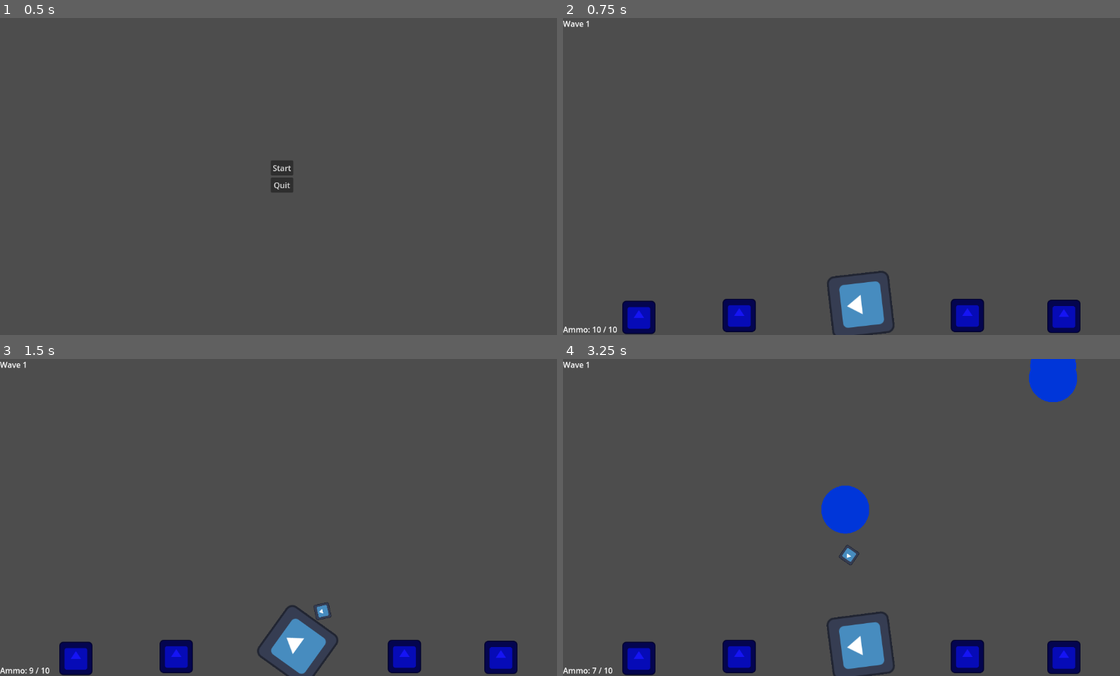
Above: before the commit, frames 1-4 (two rows, left to right).
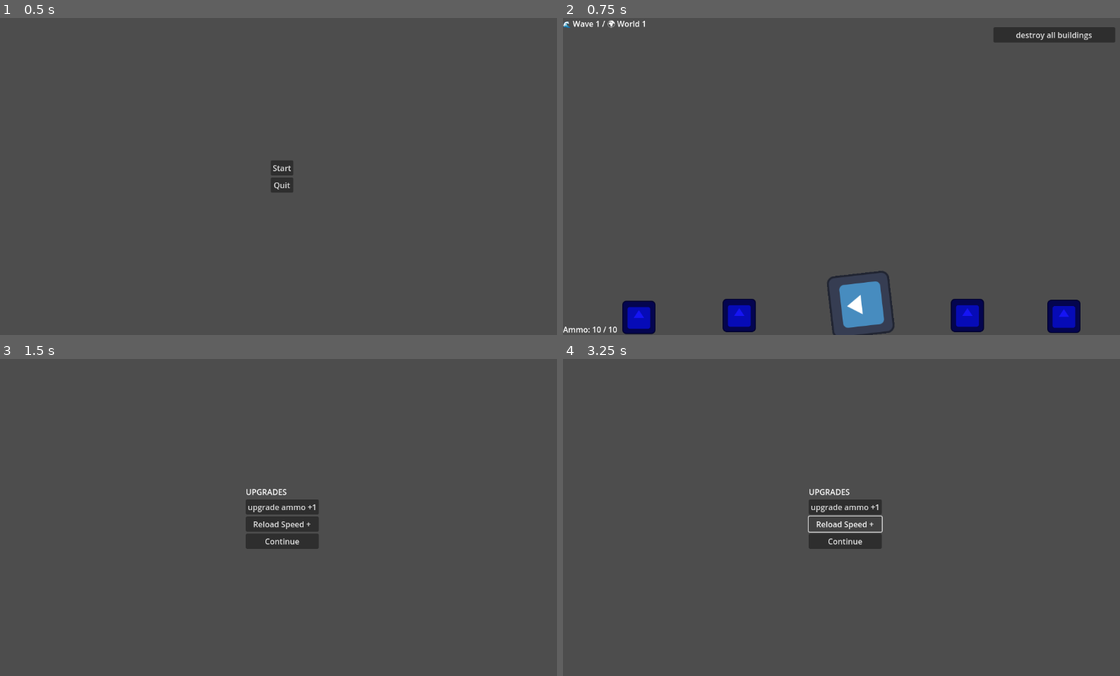
Above: after the commit, the same moments.

Repository: aceofknights/Missile-Game
Game: Godot game, scene res://Scene/MainMenu.tscn
Same seed, same stepped clock (60 frames per second), same inputs: the game is played once before the commit and once after it. The engine's default icon, where the game draws it, is replaced by a stand-in: a white triangle on a blue panel in a dark square.
Inputs (mouse positions are in pixels of both pictures, inside the frame that each line leads up to):
- Up to frame 1 (0.5 s): no input
- Up to frame 2 (0.75 s): click "Start" at 0.5 s
- Up to frame 3 (1.5 s): click (490, 374) at 1.25 s, where only the run after the commit has a clickable "destroy all buildings"
- Up to frame 4 (3.25 s): click (847, 507) at 2 s, where only the run after the commit has a clickable "upgrade ammo +1"; click (847, 523) at 2.75 s, where only the run after the commit has a clickable "Reload Speed +"

Frame 1 is identical in both runs. In frame 2, 1.1% of the frame differs, in the area x 0-100%, y 0-8%; in frame 3, 5.8%; in frame 4, 7.0%, in the area x 0-93%, y 0-100%.

Commit message:
Upgrades and waves
Upgrade screen working and upgrades can be applied to the game. Waves progress. Continue works with resetting waves for new runs.

Diff:
--- a/Scene/Main.tscn
+++ b/Scene/Main.tscn
@@ -33,6 +33,21 @@
 offset_right = 50.0
 grow_vertical = 0
 
+[node name="DestroyAllButton" type="Button" parent="UI"]
+offset_left = 879.0
+offset_top = 19.0
+offset_right = 1128.0
+offset_bottom = 50.0
+text = "destroy all buildings"
+
+[node name="AnnouncementLabel" type="Label" parent="UI"]
+visible = false
+offset_left = 552.0
+offset_top = 135.0
+offset_right = 592.0
+offset_bottom = 158.0
+theme_override_font_sizes/font_size = 20
+
 [node name="Building" parent="." instance=ExtResource("6_ldoyd")]
 position = Vector2(155, 612)
 
--- a/Scene/UpgradeScreen.tscn
+++ b/Scene/UpgradeScreen.tscn
@@ -1,24 +1,50 @@
-[gd_scene format=3 uid="uid://b3e7embvdmr0h"]
+[gd_scene load_steps=3 format=3 uid="uid://b3e7embvdmr0h"]
+
+[ext_resource type="Script" path="res://Scripts/UpgradeScreen.gd" id="1_e3852"]
+[ext_resource type="PackedScene" uid="uid://ctxqd2rutxxdu" path="res://Scene/Main.tscn" id="2_l4qgl"]
 
 [node name="UpgradeScreen" type="Control"]
 layout_mode = 3
-anchors_preset = 0
-offset_right = 40.0
-offset_bottom = 40.0
+anchors_preset = 8
+anchor_left = 0.5
+anchor_top = 0.5
+anchor_right = 0.5
+anchor_bottom = 0.5
+offset_left = -20.0
+offset_top = -20.0
+offset_right = 20.0
+offset_bottom = 20.0
+grow_horizontal = 2
+grow_vertical = 2
+script = ExtResource("1_e3852")
+game_scene = ExtResource("2_l4qgl")
 
 [node name="VBoxContainer" type="VBoxContainer" parent="."]
-layout_mode = 0
-offset_right = 40.0
-offset_bottom = 40.0
+layout_mode = 1
+anchors_preset = 8
+anchor_left = 0.5
+anchor_top = 0.5
+anchor_right = 0.5
+anchor_bottom = 0.5
+offset_left = -20.0
+offset_top = -22.0
+offset_right = 20.0
+offset_bottom = 22.0
+grow_horizontal = 2
+grow_vertical = 2
 
-[node name="Text" type="TextEdit" parent="VBoxContainer"]
+[node name="Text" type="Label" parent="VBoxContainer"]
 layout_mode = 2
+text = "UPGRADES"
 
 [node name="UpgradeButton" type="Button" parent="VBoxContainer"]
 layout_mode = 2
+text = "upgrade ammo +1"
 
 [node name="UpgradeButton2" type="Button" parent="VBoxContainer"]
 layout_mode = 2
+text = "Reload Speed +"
 
 [node name="ContinueButton" type="Button" parent="VBoxContainer"]
 layout_mode = 2
+text = "Continue"
--- a/Scripts/Cannon.gd
+++ b/Scripts/Cannon.gd
@@ -2,11 +2,11 @@
 
 @export var projectile_scene: PackedScene
 @export var fire_rate = 0.5
-@export var max_ammo = 10
-@export var reload_time = 2.0
+@onready var reload_time = GameManager.get_reload_speed()
+@onready var max_ammo = GameManager.get_max_ammo()
 
 var cooldown = 0.0
-var current_ammo = 10
+var current_ammo = GameManager.get_max_ammo()
 var reloading = false
 
 func _process(delta):
@@ -18,7 +18,11 @@
 		cooldown -= delta
 
 	if current_ammo < max_ammo and not reloading:
-		start_reload()
+		if reload_time != null:
+			if reload_time > 0 :
+				start_reload()
+		return
+		#start_reload()
 
 func _input(event):
 	if event is InputEventMouseButton and event.button_index == MOUSE_BUTTON_LEFT and event.pressed:
--- a/Scripts/GameManager.gd
+++ b/Scripts/GameManager.gd
@@ -4,23 +4,94 @@
 var current_world = 1
 var player_upgrades = {}
 var player_resources = 0
+var ammo_level = 0
+var reload_speed_level = -1
+var reload_upgrade_bought = false
+var enemies_to_spawn = 1
+var enemies_alive = 0
+var is_boss_wave = false
+var wave_active = false
+var spawner: Node = null
+signal announce_wave(message: String, duration: float)
+
+
+func get_max_ammo():
+	return 10 + (ammo_level * 2)
+
+func get_reload_speed():
+	if reload_upgrade_bought:
+		return 5 - (reload_speed_level * 0.1)
+
+func reload_bought():
+	reload_upgrade_bought = true
 
 func start_new_game():
 	current_world = 1
 	current_wave = 1
 	player_resources = 0
 	player_upgrades = {}
-	get_tree().change_scene_to_file("res://MainGame.tscn")
+	get_tree().change_scene_to_file("res://Scene/Main.tscn")
 
 func player_died():
 	load_upgrade_screen()
 
-func start_next_wave():
-	current_wave += 1
-	if current_wave > 10:
-		load_boss_fight()
+func continue_from_upgrades():
+	current_wave = 1  # Restart wave count
+	get_tree().change_scene_to_file("res://Scene/Main.tscn")  # Load game scene
+
+
+func start_wave():
+	await get_tree().create_timer(2.0).timeout
+
+	print("📣 start_wave() called")  # Add this
+	print("🌊 Starting Wave %d" % current_wave)
+	is_boss_wave = (current_wave % 10 == 0)
+
+	enemies_alive = 0
+	wave_active = true
+
+	if is_boss_wave:
+		spawner.spawn_boss()
 	else:
-		get_tree().reload_current_scene()
+		enemies_to_spawn = 0 + current_wave * 2
+		await spawn_enemies_gradually(enemies_to_spawn)
+
+
+func spawn_enemies_gradually(count):
+	var delay = max(0.3, 1.5 - (current_world * 0.2) - (current_wave * 0.05))
+	print("⏱ Spawning enemies with delay of %.2f" % delay)
+
+	for i in range(count):
+		if not wave_active or spawner == null or !is_instance_valid(spawner):
+			print("⛔️ Spawning cancelled: wave is no longer active or spawner is invalid")
+			return
+		spawner.spawn_enemy()
+		await get_tree().create_timer(delay).timeout
+
+
+func _on_enemy_died():
+	print("GameManager noticed: an enemy died!")
+	enemies_alive -= 1
+	print("Enemies remaining: %d" % enemies_alive)
+
+	if enemies_alive <= 0 and wave_active:
+		print("✅ Wave %d completed!" % current_wave)
+		wave_active = false
+		next_wave_or_boss()
+
+
+func next_wave_or_boss():
+	if is_boss_wave:
+		print("👹 Boss defeated! Proceeding to next world...")
+		current_wave = 1
+		current_world += 1
+		get_tree().change_scene_to_file("res://scenes/UpgradeScreen.tscn")
+	else:
+		current_wave += 1
+		await get_tree().create_timer(1.0).timeout
+		emit_signal("announce_wave", "🌊 Wave %d Incoming..." % current_wave, 2.0)
+		await get_tree().create_timer(2.0).timeout
+		start_wave()
 
 func load_boss_fight():
 	get_tree().change_scene_to_file("res://BossFight.tscn")
@@ -29,7 +100,7 @@
 	advance_to_next_world()
 
 func load_upgrade_screen():
-	get_tree().change_scene_to_file("res://UpgradeScreen.tscn")
+	get_tree().change_scene_to_file("res://Scene/UpgradeScreen.tscn")
 
 func advance_to_next_world():
 	current_world += 1
--- a/Scripts/Main.gd
+++ b/Scripts/Main.gd
@@ -3,20 +3,46 @@
 @onready var pause_menu = $PauseMenu
 @onready var cannon = $Cannon
 @onready var AmmoLabel = $UI/AmmoLabel
+@onready var destroy_all_button = $UI/DestroyAllButton
+@onready var wave_label = $UI/WaveLabel
+@onready var announcement_label = $UI/AnnouncementLabel
 
 func _ready():
 	get_tree().paused = false
 	pause_menu.hide()
 	print("Main game started: Wave %d, World %d" % [GameManager.current_wave, GameManager.current_world])
+	destroy_all_button.pressed.connect(_on_destroy_all_pressed)
+	GameManager.connect("announce_wave", Callable(self, "_on_announce_wave"))
+	GameManager.start_wave()
+
+func announce(text: String, duration: float = 2.0):
+	announcement_label.text = text
+	announcement_label.visible = true
+	await get_tree().create_timer(duration).timeout
+	announcement_label.visible = false
+
+func _on_destroy_all_pressed():
+	GameManager.wave_active = false
+	GameManager.enemies_alive = 0
+	GameManager.spawner = null  # Prevent future use of freed spawner
+
+	var buildings = get_tree().get_nodes_in_group("building")
+	for b in buildings:
+		if b:
+			b.queue_free()
+	print("🔧 All buildings destroyed (debug)")
+
+
 
 func _process(delta):
 	AmmoLabel.text = "Ammo: %d / %d" % [cannon.current_ammo, cannon.max_ammo]
-
+	wave_label.text = "🌊 Wave %d / 🌍 World %d" % [GameManager.current_wave, GameManager.current_world]
 		# Check if all buildings are destroyed
 	var buildings = get_tree().get_nodes_in_group("building")
 	if buildings.size() == 0:
 		print("🏚️ All buildings destroyed — returning to main menu")
-		get_tree().change_scene_to_file("res://Scene/MainMenu.tscn")  # or load_upgrade_screen() later
+		#get_tree().change_scene_to_file("res://Scene/MainMenu.tscn")  # or load_upgrade_screen() later
+		GameManager.player_died()
 
 func _unhandled_input(event):
 	if event.is_action_pressed("ui_cancel"):
--- a/Scripts/Spawner.gd
+++ b/Scripts/Spawner.gd
@@ -8,13 +8,29 @@
 
 func _ready():
 	screen_size = get_viewport_rect().size
+	GameManager.spawner = self
 
-func _process(delta):
-	spawn_timer += delta
-	if spawn_timer >= spawn_interval:
-		spawn_timer = 0
-		spawn_enemy()
+#func _process(delta):
+	#spawn_timer += delta
+	#if spawn_timer >= spawn_interval:
+		#spawn_timer = 0
+		#spawn_enemy()
 
+@export var boss_scene: PackedScene
+
+func spawn_boss():
+	if not boss_scene:
+		print("❌ No boss scene assigned!")
+		return
+
+	var boss = boss_scene.instantiate()
+	boss.connect("enemy_died", Callable(GameManager, "_on_enemy_died"))
+	GameManager.enemies_alive += 1
+
+	boss.position = Vector2(screen_size.x / 2, -100)  # Drop from center top
+	boss.velocity = Vector2(0, 1)  # Slow descent
+
+	get_tree().current_scene.add_child(boss)
 
 func spawn_enemy():
 	if not enemy_scene:
@@ -22,6 +38,11 @@
 		return
 
 	var enemy = enemy_scene.instantiate()
+	GameManager.enemies_alive += 1
+	print("📦 Spawning enemy. Total alive: %d" % GameManager.enemies_alive)
+
+	enemy.connect("enemy_died", Callable(GameManager, "_on_enemy_died"))
+
 
 	# Random X along top
 	var x_pos = randf_range(0, screen_size.x)
--- a/Scripts/UpgradeScreen.gd
+++ b/Scripts/UpgradeScreen.gd
@@ -1,9 +1,17 @@
 extends Control
 
+@export var game_scene: PackedScene
+@onready var upgrade_btn_2 = $VBoxContainer/UpgradeButton2
+
+
 func _ready():
+	$VBoxContainer/UpgradeButton.pressed.connect(upgrade_ammo)
+	upgrade_btn_2.pressed.connect(upgrade_reload)
+	$VBoxContainer/ContinueButton.pressed.connect(continue_game)
 	print("Upgrade screen opened")
 	print("Resources: %d" % GameManager.player_resources)
 	print("Upgrades: %s" % GameManager.player_upgrades)
+	print(get_tree().get_current_scene().get_tree_string())
 
 func _on_upgrade_selected(upgrade_key: String, cost: int):
 	if GameManager.player_resources >= cost:
@@ -13,5 +21,16 @@
 	else:
 		print("Not enough resources")
 
-func _on_continue_pressed():
-	GameManager.start_next_wave()
+func upgrade_ammo():
+	GameManager.ammo_level += 1
+	print("Ammo upgraded to %d" % GameManager.ammo_level)
+
+func upgrade_reload():
+	if GameManager.reload_upgrade_bought == false:
+		GameManager.reload_upgrade_bought = true
+		GameManager.reload_speed_level += 1
+		print("Reload speed upgraded to %d" % GameManager.reload_speed_level)
+
+
+func continue_game():
+	GameManager.continue_from_upgrades()
--- a/Scripts/enemy.gd
+++ b/Scripts/enemy.gd
@@ -2,30 +2,47 @@
 @export var explosion_scene: PackedScene
 var speed = 150
 var velocity = Vector2.ZERO
+signal enemy_died
+var is_dying = false
 
 func _ready():
 	rotation = velocity.angle()
 	connect("area_entered", Callable(self, "_on_area_entered"))
 	add_to_group("enemy")
 	# this is a test comment
+
 func _process(delta):
 	position += velocity * speed * delta
 
 	# Check if hit the ground
 	if position.y >= get_viewport_rect().size.y:
-		queue_free()  # You can also trigger damage here
 		print("Enemy hit the ground!")
+		die()
 
 func _on_area_entered(area):
 	if area.name == "Projectile":
 		die()
 		area.queue_free()
 		print("Enemy destroyed by projectile!")
+	elif area.is_in_group("building"):
+		print("🏠 Hit a building")
+		area.queue_free()
+		die()
 
 func die():
+	if is_dying:
+		print("⚠️ Already dying, skipping...")
+		return
+	is_dying = true
+
 	print("Enemy died")
+	emit_signal("enemy_died")
+
 	if explosion_scene:
+		print("💥 Spawning explosion")
 		var explosion = explosion_scene.instantiate()
 		explosion.global_position = global_position
 		get_tree().current_scene.add_child(explosion)
+	else:
+		print("❌ No explosion scene!")
 	queue_free()
